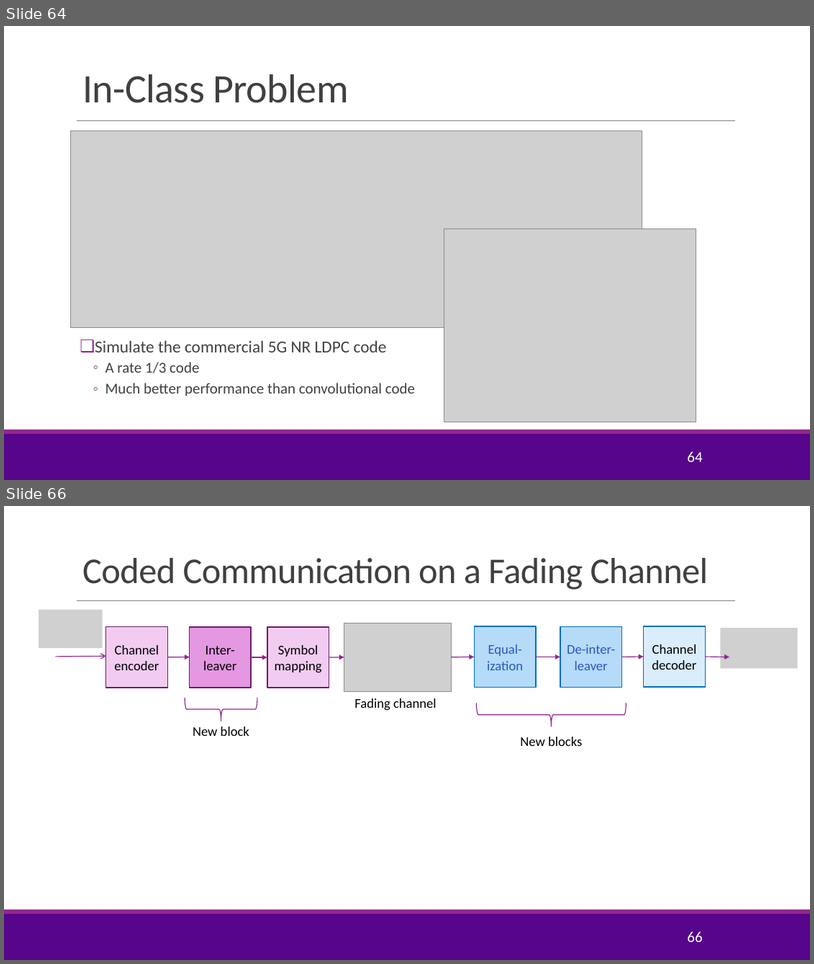
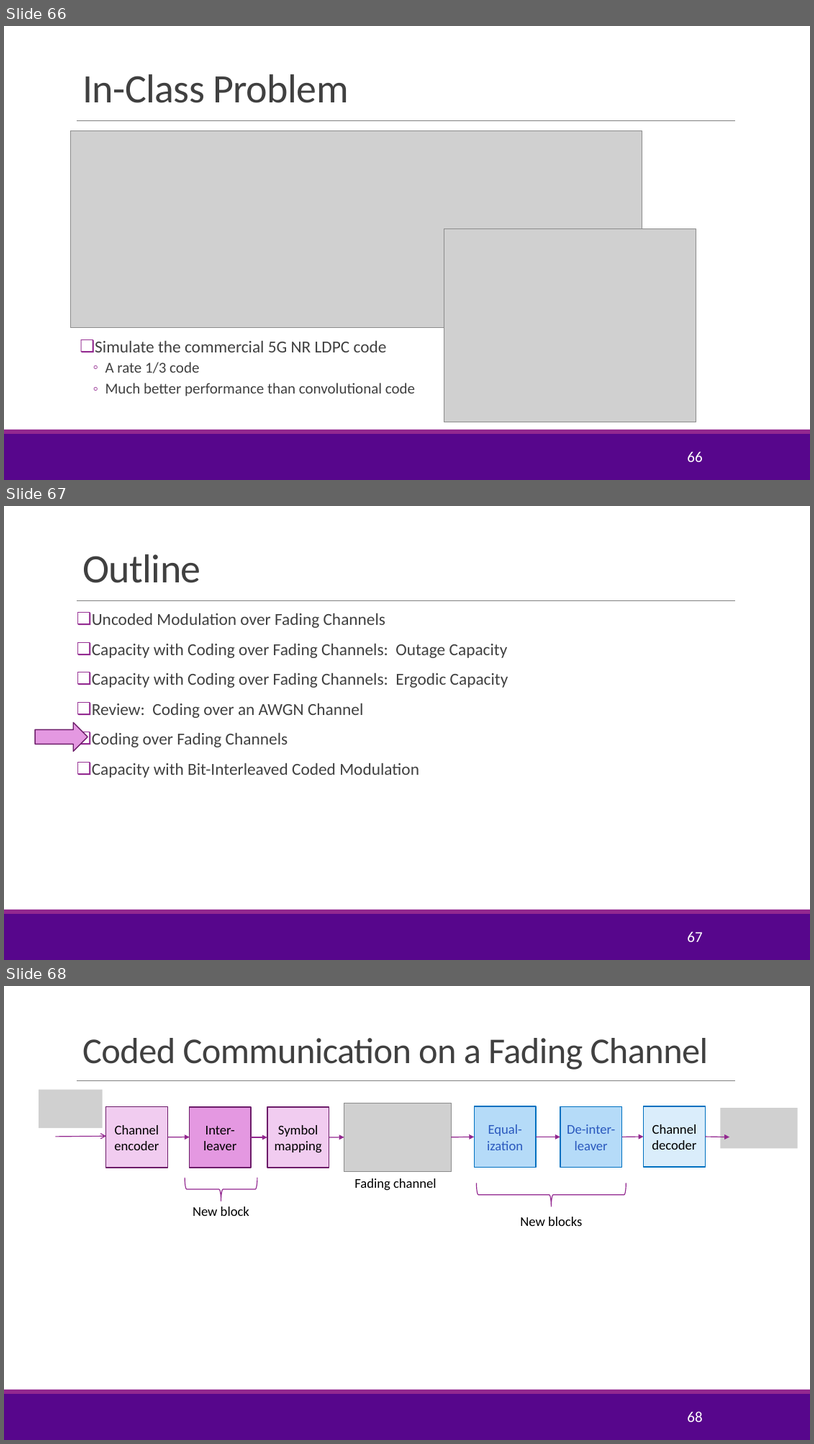
Before and after one commit to sdrangan/wirelesscomm, a slide deck: lectures/Unit04_Coding.pptx. Shown one above the other, each under a label of ours: slides 64 and 66 before the commit, slides 66, 67 and 68 after it; the slides between them are not shown. The pictures are 814x964 and 814x1444 pixels, drawn with LibreOffice and Linux fonts; fonts in the diff are those of the drawing; grey boxes stand for pictures; background and template pictures are left out. Boxes give left, top, right and bottom in pixels: in the first picture for what was removed or moved away, otherwise in the second. Text is boxed around its words. In the diff, an @@ line names an element or a change of style, - is before the commit and + after.

Commit message:
Added BICM capacity to the lecture

```diff
--- a/lectures/Unit04_Coding.pptx
+++ b/lectures/Unit04_Coding.pptx
@@ slide 67 added at (4, 506, 810, 960), background #FFFFFF; not listed: 3 template elements that a slide beside it also shows @@
@@ title added at (82, 554, 201, 583), 48 pt, text #404040 @@
+Outline
@@ text added at (92, 613, 509, 777), 20 pt, text #404040 @@
+❑ Uncoded Modulation over Fading Channels
+❑ Capacity with Coding over Fading Channels: Outage Capacity
+❑ Capacity with Coding over Fading Channels: Ergodic Capacity
+❑ Review: Coding over an AWGN Channel
+❑ Coding over Fading Channels
+❑ Capacity with Bit-Interleaved Coded Modulation
@@ right arrow added at (35, 723, 88, 751), fill #E498E1, outline #6C1D6A 1.25 pt @@
@@ page number added at (687, 931, 702, 942), 18 pt, text #FFFFFF @@
+67
@@ what was slide 64 is now slide 66 @@
@@ page number at (687, 451, 702, 462): text changed @@
-64
+66
@@ what was slide 66 is now slide 68 @@
@@ page number at (687, 1411, 702, 1422): text changed @@
-66
+68
```
Also in this commit, not shown: 8 slides changed, 10 other slides added, 3 slides removed, 3 other files.
